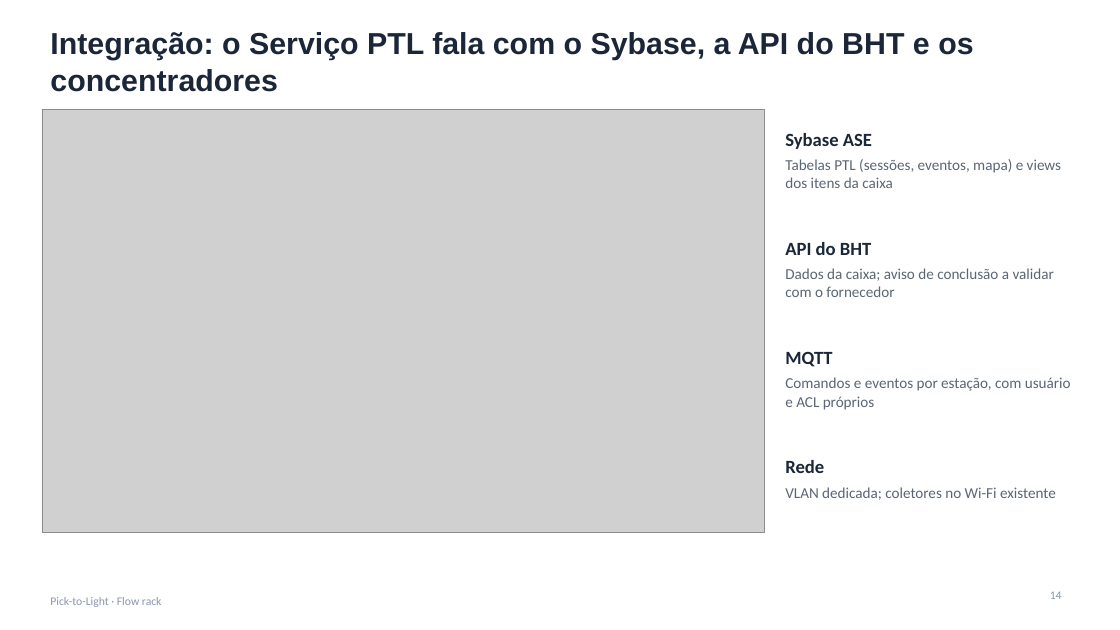
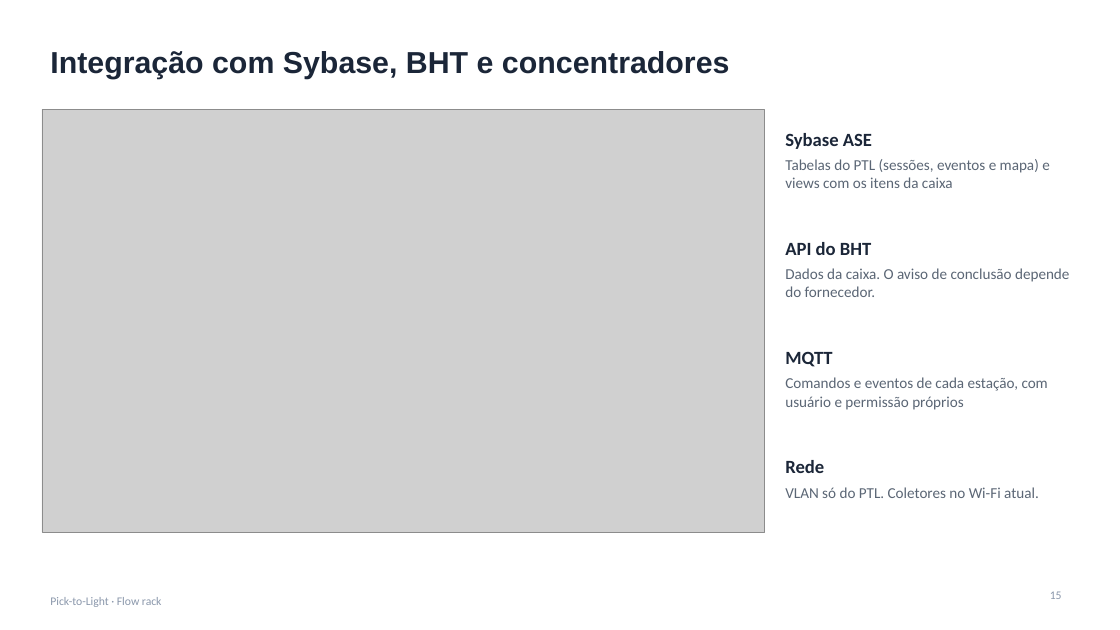
Before and after one commit to jivo88/picking_to_light, a slide deck: slide 15 of projeto/entregaveis/Apresentacao_PTL.pptx (slide 14 before the commit). Drawn at 1120x630 pixels with LibreOffice and Linux fonts; fonts in the diff are those of the drawing; grey boxes stand for pictures. Boxes give left, top, right and bottom in pixels: in the first picture for what was removed or moved away, otherwise in the second. Text is boxed around its words. In the diff, an @@ line names an element or a change of style, - is before the commit and + after.

```diff
--- a/projeto/entregaveis/Apresentacao_PTL.pptx
+++ b/projeto/entregaveis/Apresentacao_PTL.pptx
@@ title at (50, 51, 730, 79): text changed @@
-Integração: o Serviço PTL fala com o Sybase, a API do BHT e os concentradores
+Integração com Sybase, BHT e concentradores
@@ text at (785, 159, 1050, 188): text changed @@
-Tabelas PTL (sessões, eventos, mapa) e views dos itens da caixa
+Tabelas do PTL (sessões, eventos e mapa) e views com os itens da caixa
@@ text at (785, 268, 1069, 297): text changed @@
-Dados da caixa; aviso de conclusão a validar com o fornecedor
+Dados da caixa. O aviso de conclusão depende do fornecedor.
@@ text at (785, 377, 1048, 410): text changed @@
-Comandos e eventos por estação, com usuário e ACL próprios
+Comandos e eventos de cada estação, com usuário e permissão próprios
@@ text at (785, 487, 1039, 498): text changed @@
-VLAN dedicada; coletores no Wi-Fi existente
+VLAN só do PTL. Coletores no Wi-Fi atual.
@@ page number at (1050, 591, 1062, 599): text changed @@
-14
+15
```
Also in this commit, not shown: 19 other slides changed, 2 slides added, 1 slide removed, 16 other files.
